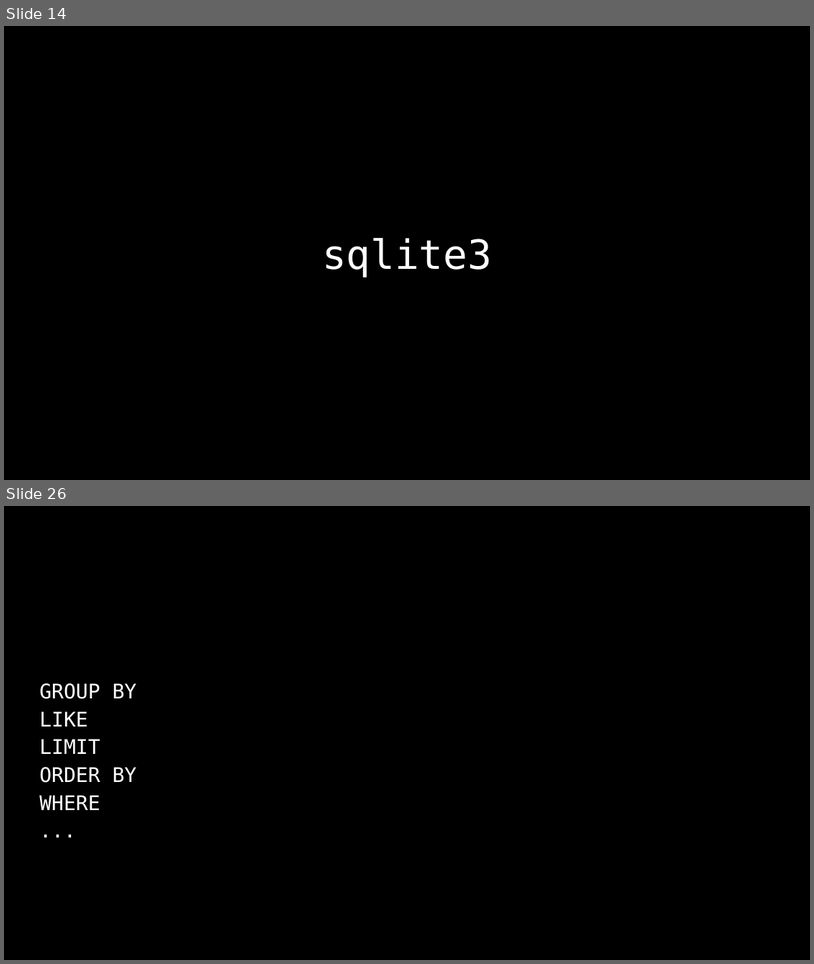
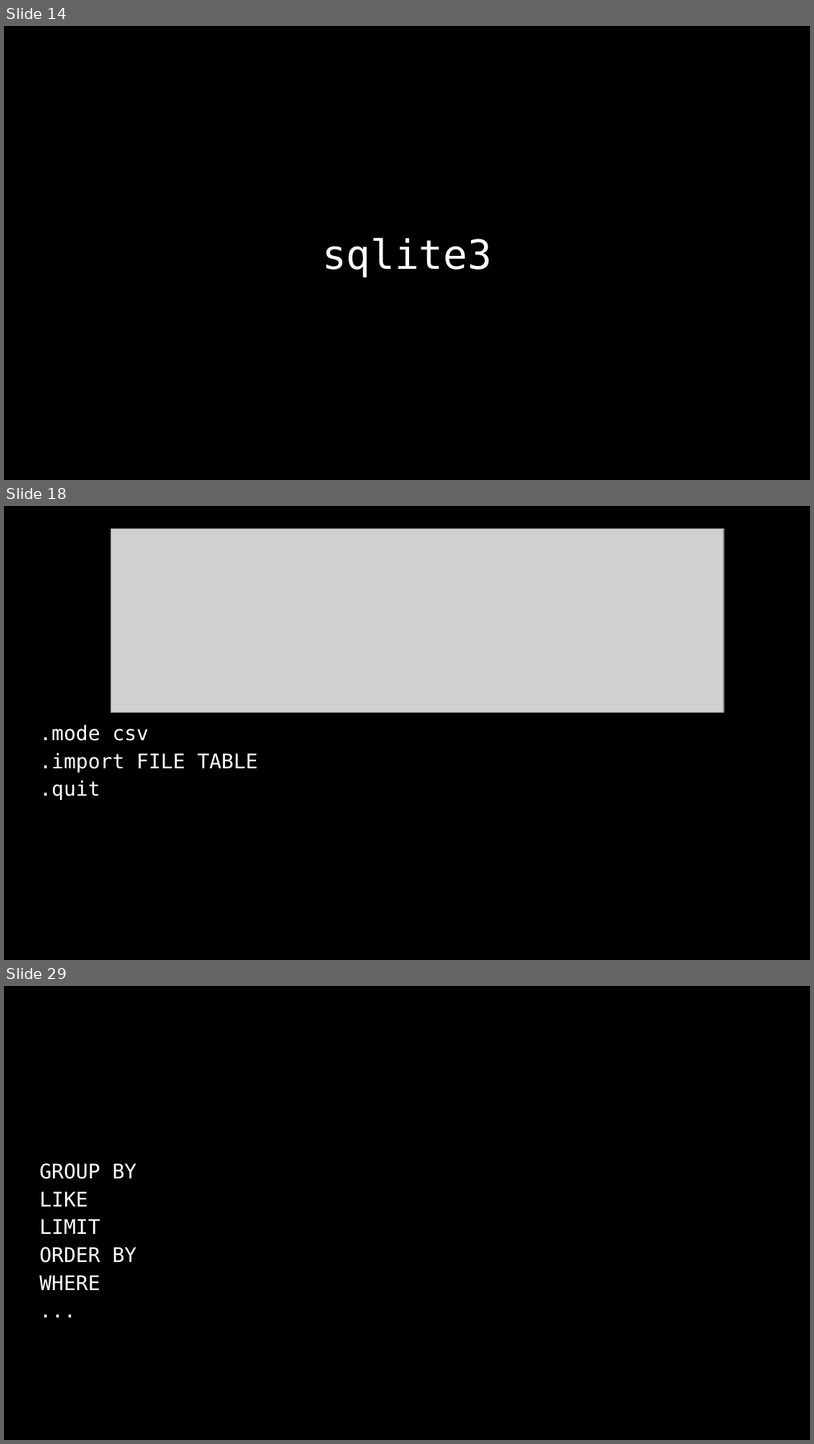
Before and after one commit to SQ4007-2025/website, a slide deck: docs/lectures/slides_8.pptx. Shown one above the other, each under a label of ours: slides 14 and 26 before the commit, slides 14, 18 and 29 after it; the slides between them are not shown. The pictures are 814x964 and 814x1444 pixels, drawn with LibreOffice and Linux fonts; fonts in the diff are those of the drawing; grey boxes stand for pictures. Boxes give left, top, right and bottom in pixels: in the first picture for what was removed or moved away, otherwise in the second. Text is boxed around its words. In the diff, an @@ line names an element or a change of style, - is before the commit and + after.

```diff
--- a/docs/lectures/slides_8.pptx
+++ b/docs/lectures/slides_8.pptx
@@ slide 18 added at [4, 506, 810, 960], background #000000 @@
@@ picture added at [111, 528, 724, 713] @@
@@ text added at [39, 724, 258, 800], 18 pt, text #FFFFFF @@
+.mode csv
+.import FILE TABLE
+.quit
@@ what was slide 26 is now slide 29 @@
```
Also in this commit, not shown: 35 slides changed, 6 other slides added, 2 slides removed, 2 other files.
